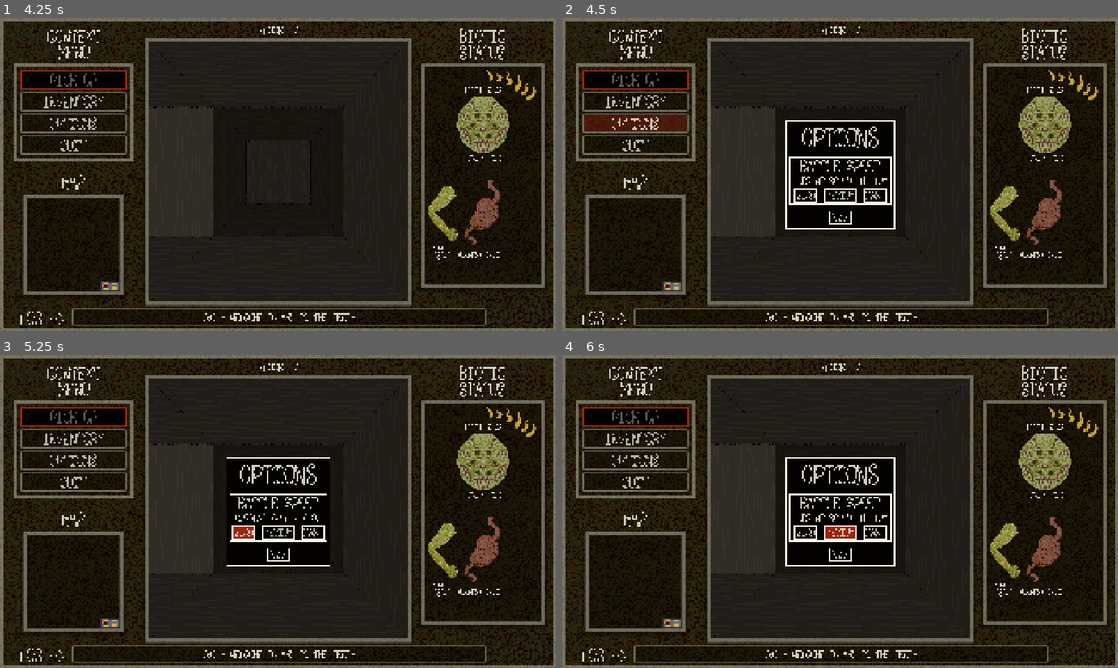
Above: before the commit, frames 1-4 (two rows, left to right).
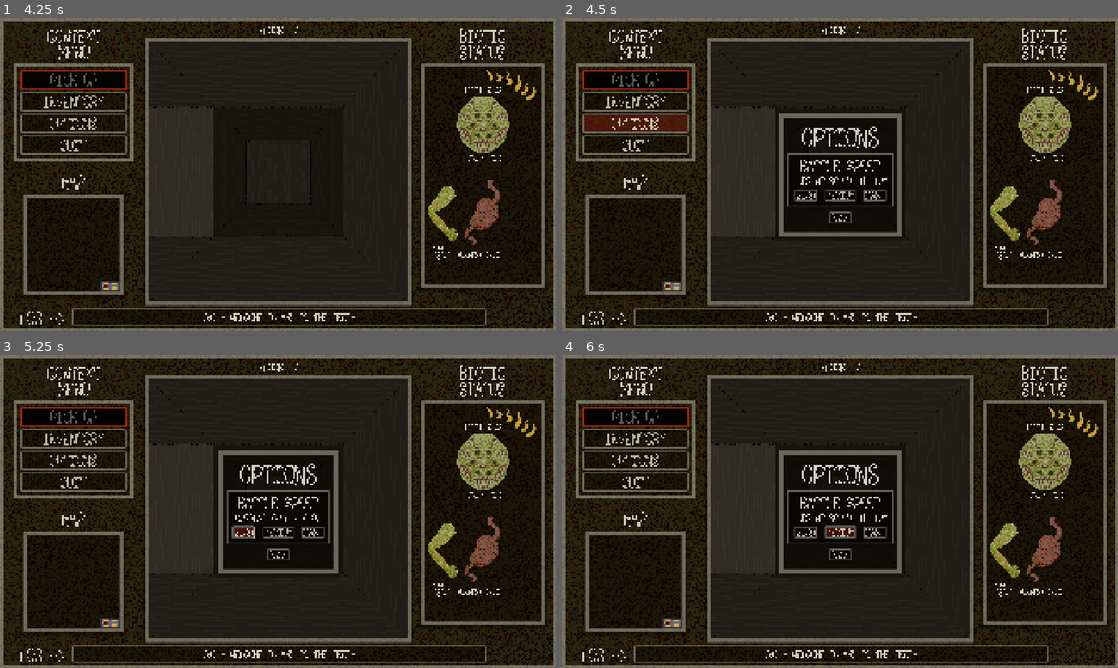
Above: after the commit, the same moments.

Repository: sym-z/arm-to-the-teeth
Game: Godot game, scene res://scenes/main_menu/main_menu.tscn
The game is run twice, just before and just after one commit, with the same random seed, the same clock (stepped at 60 frames per second) and the same inputs.
Inputs (mouse positions are in pixels of both pictures, inside the frame that each line leads up to):
- Up to frame 1 (4.25 s): click "BEGIN" at 0.5 s; move the mouse to (278, 315) at 1.27 s; hold D (turn_right) 1.28-2.03 s; hold Space (pick_up) 1.28-2.03 s; click (278, 315) at 1.42 s; move the mouse to (166, 190) at 2.02 s; hold S (move_back) 2.03-2.75 s; tap Space (pick_up) at 2.1 s; click "INVENTORY" at 2.75 s; click "BACK" at 3.5 s
- Up to frame 2 (4.5 s): click "OPTIONS" at 4.25 s
- Up to frame 3 (5.25 s): click "SLOW" at 5 s
- Up to frame 4 (6 s): click "MEDIUM" at 5.75 s

Frame 1 is identical in both runs. In frame 2, 2.7% of the frame differs, in the area x 39-62%, y 30-70%; in frame 3, 2.4%; in frame 4, 2.8%.

Commit message:
overhaul options menu

Diff:
--- a/src/prefabs/ui/ui.tscn
+++ b/src/prefabs/ui/ui.tscn
@@ -647,29 +647,43 @@
 border_width_bottom = 4
 border_color = Color(0.98, 0.97559, 0.8918, 0.376471)
 
-[sub_resource type="StyleBoxFlat" id="StyleBoxFlat_3mq63"]
-bg_color = Color(0.0156863, 0.00784314, 0, 1)
+[sub_resource type="StyleBoxFlat" id="StyleBoxFlat_hjeeh"]
+bg_color = Color(0.02, 0.01, 0, 0.0784314)
+border_width_left = 16
+border_width_top = 16
+border_width_right = 16
+border_width_bottom = 16
+border_color = Color(0.98, 0.97559, 0.8918, 0.376471)
+corner_radius_top_left = 2
+corner_radius_top_right = 2
+corner_radius_bottom_right = 2
+corner_radius_bottom_left = 2
+expand_margin_left = 30.0
+expand_margin_top = 30.0
+expand_margin_right = 30.0
+expand_margin_bottom = 30.0
+shadow_color = Color(0.02, 0.01, 0, 0.376471)
+shadow_size = 12
+shadow_offset = Vector2(0, 8)
+
+[sub_resource type="StyleBoxFlat" id="StyleBoxFlat_ukgtl"]
+bg_color = Color(0.02, 0.01, 0, 0.376471)
 border_width_left = 4
 border_width_top = 4
 border_width_right = 4
 border_width_bottom = 4
-border_color = Color(0.984314, 0.980392, 0.898039, 1)
+border_color = Color(0.98, 0.97559, 0.8918, 0.376471)
+corner_radius_top_left = 1
+corner_radius_top_right = 1
+corner_radius_bottom_right = 1
+corner_radius_bottom_left = 1
 expand_margin_left = 16.0
 expand_margin_top = 16.0
 expand_margin_right = 16.0
 expand_margin_bottom = 16.0
-
-[sub_resource type="StyleBoxFlat" id="StyleBoxFlat_otlga"]
-bg_color = Color(0.0156863, 0.00784314, 0, 1)
-border_width_left = 4
-border_width_top = 4
-border_width_right = 4
-border_width_bottom = 4
-border_color = Color(0.984314, 0.980392, 0.898039, 1)
-expand_margin_left = 9.0
-expand_margin_top = 4.0
-expand_margin_right = 9.0
-expand_margin_bottom = 9.0
+shadow_color = Color(0.02, 0.01, 0, 0.376471)
+shadow_size = 6
+shadow_offset = Vector2(0, 4)
 
 [sub_resource type="StyleBoxFlat" id="StyleBoxFlat_jvrmo"]
 bg_color = Color(0.02, 0.01, 0, 0.784314)
@@ -1185,6 +1199,10 @@
 grow_horizontal = 2
 grow_vertical = 2
 mouse_filter = 2
+theme_override_constants/margin_left = 0
+theme_override_constants/margin_top = 0
+theme_override_constants/margin_right = 0
+theme_override_constants/margin_bottom = 0
 
 [node name="CenterContainer" type="CenterContainer" parent="Options/Options Container"]
 layout_mode = 2
@@ -1193,7 +1211,7 @@
 [node name="PanelContainer" type="PanelContainer" parent="Options/Options Container/CenterContainer"]
 layout_mode = 2
 mouse_filter = 2
-theme_override_styles/panel = SubResource("StyleBoxFlat_3mq63")
+theme_override_styles/panel = SubResource("StyleBoxFlat_hjeeh")
 
 [node name="Options" type="VBoxContainer" parent="Options/Options Container/CenterContainer/PanelContainer"]
 layout_mode = 2
@@ -1210,7 +1228,7 @@
 [node name="PanelContainer" type="PanelContainer" parent="Options/Options Container/CenterContainer/PanelContainer/Options"]
 layout_mode = 2
 mouse_filter = 2
-theme_override_styles/panel = SubResource("StyleBoxFlat_otlga")
+theme_override_styles/panel = SubResource("StyleBoxFlat_ukgtl")
 
 [node name="VBoxContainer" type="VBoxContainer" parent="Options/Options Container/CenterContainer/PanelContainer/Options/PanelContainer"]
 layout_mode = 2
--- a/src/themes/options_menu/opt_buttons.tres
+++ b/src/themes/options_menu/opt_buttons.tres
@@ -1,33 +1,13 @@
-[gd_resource type="Theme" load_steps=4 format=3 uid="uid://bngidcl3amfnr"]
+[gd_resource type="Theme" load_steps=5 format=3 uid="uid://bngidcl3amfnr"]
 
 [ext_resource type="FontFile" uid="uid://btusrtqjgu407" path="res://assets/visual/ui/ui_font_1.png" id="1_p6wh5"]
-
-[sub_resource type="StyleBoxFlat" id="StyleBoxFlat_u1d5e"]
-bg_color = Color(0.603922, 0.145098, 0.0745098, 1)
-border_width_left = 4
-border_width_top = 4
-border_width_right = 4
-border_width_bottom = 4
-border_color = Color(0.984314, 0.980392, 0.898039, 1)
-expand_margin_left = 4.0
-expand_margin_top = 4.0
-expand_margin_right = 4.0
-expand_margin_bottom = 4.0
-
-[sub_resource type="StyleBoxFlat" id="StyleBoxFlat_x3itv"]
-bg_color = Color(0.0156863, 0.00784314, 0, 1)
-border_width_left = 4
-border_width_top = 4
-border_width_right = 4
-border_width_bottom = 4
-border_color = Color(0.984314, 0.980392, 0.898039, 1)
-expand_margin_left = 4.0
-expand_margin_top = 4.0
-expand_margin_right = 4.0
-expand_margin_bottom = 4.0
+[ext_resource type="StyleBox" uid="uid://dcsryejxiudct" path="res://themes/general/combat_viewport_mini_hover_box.tres" id="2_1eqoc"]
+[ext_resource type="StyleBox" uid="uid://cipd0lhkv4mns" path="res://themes/general/combat_viewport_mini_box.tres" id="3_una15"]
+[ext_resource type="StyleBox" uid="uid://boqc8r7cgbm6k" path="res://themes/general/combat_viewport_mini_pressed_box.tres" id="4_046hf"]
 
 [resource]
 Button/font_sizes/font_size = 32
 Button/fonts/font = ExtResource("1_p6wh5")
-Button/styles/hover = SubResource("StyleBoxFlat_u1d5e")
-Button/styles/normal = SubResource("StyleBoxFlat_x3itv")
+Button/styles/hover = ExtResource("2_1eqoc")
+Button/styles/normal = ExtResource("3_una15")
+Button/styles/pressed = ExtResource("4_046hf")
